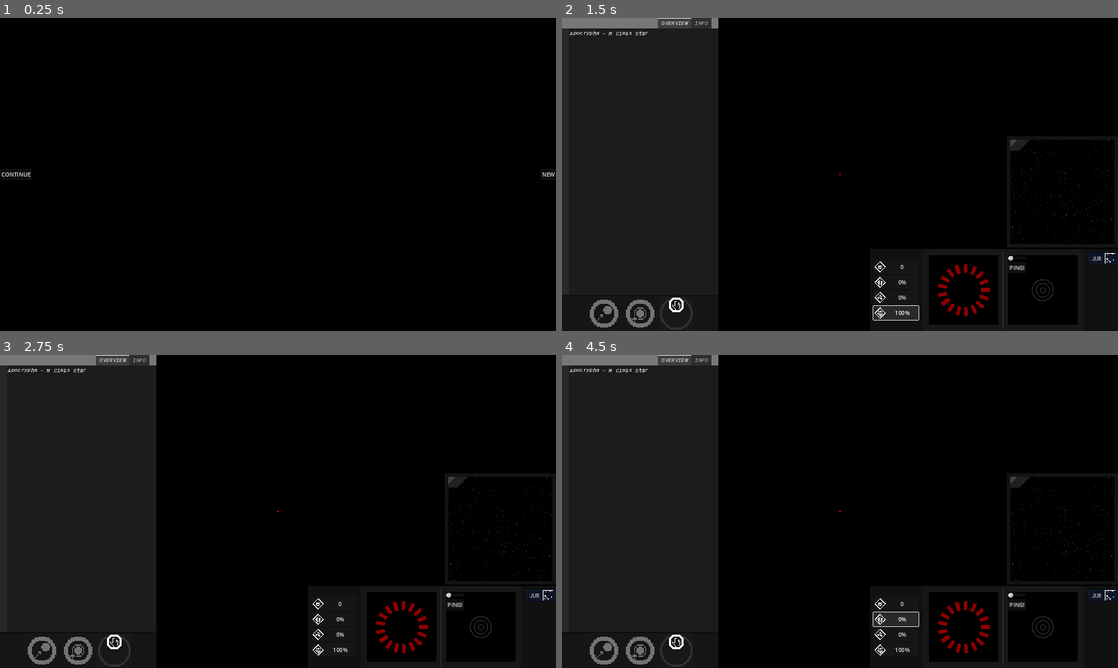
Above: before the commit, frames 1-4 (two rows, left to right).
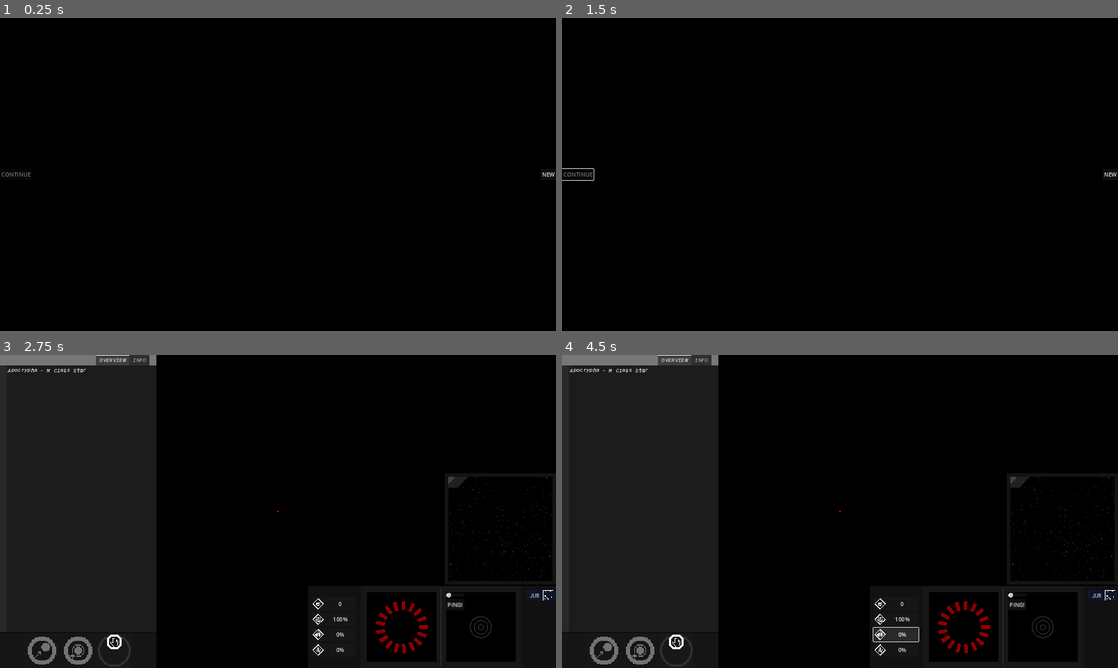
Above: after the commit, the same moments.

Repository: KermitGodFrog/Stellar-Cartography
Game: Godot game, scene res://Scenes/Game Master/gameMaster.tscn
Two runs of this game, one before a commit and one after it. Both use one fixed random seed, a clock stepped at 60 frames per second and the inputs below. Sound files missing from this copy of the repository are replaced by a short silence.
Inputs (mouse positions are in pixels of both pictures, inside the frame that each line leads up to):
- Up to frame 1 (0.25 s): no input
- Up to frame 2 (1.5 s): click (578, 174) at 0.5 s, where only the run before the commit has a clickable "CONTINUE"; click (895, 312) at 1.25 s, where only the run before the commit has a clickable "100%"
- Up to frame 3 (2.75 s): click (550, 511) at 2 s, where only the run after the commit has a clickable "NEW"
- Up to frame 4 (4.5 s): click (678, 649) at 2.75 s; click "0" at 3.5 s; click "0%" at 4.25 s

The runs differ from the first frame. In frame 1, less than 0.1% of the frame differs, in the area x 0-6%, y 49-51%; in frame 2, 27%, in the area x 0-100%, y 0-100%; in frame 3, less than 0.1%; in frame 4, 0.2%.

Commit message:
Stashing some minor system map changes which were cleared when resetting after the first failed attempt.

Diff:
--- a/Scenes/Game/game.gd
+++ b/Scenes/Game/game.gd
@@ -40,8 +40,8 @@
 	dialogue_manager.connect("removePlayerHullStress", _on_remove_player_hull_stress)
 	dialogue_manager.connect("killCharacterWithOccupation", _on_kill_character_with_occupation)
 
-	world = await game_data.loadWorld()
-	#world = null
+	#world = await game_data.loadWorld()
+	world = null
 	print(world)
 	if world == null:
 		world = game_data.createWorld()
--- a/Scenes/Main Menu/main_menu.gd
+++ b/Scenes/Main Menu/main_menu.gd
@@ -4,7 +4,7 @@
 @onready var new_button = $new_button
 
 func _ready():
-	if ResourceLoader.exists("user://stellar_cartographer_data"):
+	if ResourceLoader.exists("user://stellar_cartographer_data.tres"):
 		continue_button.disabled = false
 	pass
 
@@ -13,7 +13,6 @@
 	global_data.change_scene.emit("res://Scenes/Game/game.tscn")
 	pass
 
-
 func _on_new_button_pressed():
 	global_data.change_scene.emit("res://Scenes/Game/game.tscn")
 	pass
--- a/Scenes/Main Menu/main_menu.tscn
+++ b/Scenes/Main Menu/main_menu.tscn
@@ -20,6 +20,7 @@
 offset_right = 91.0
 offset_bottom = 15.5
 grow_vertical = 2
+disabled = true
 text = "CONTINUE"
 
 [node name="new_button" type="Button" parent="."]
--- a/Scenes/System Map/system_map.tscn
+++ b/Scenes/System Map/system_map.tscn
@@ -387,6 +387,13 @@
 icon = ExtResource("10_e6b7x")
 script = ExtResource("11_1rwmm")
 
+[node name="morale_button" type="Button" parent="system/camera/canvas/control/scopes_snap_scroll/core_panel_bg/core_panel_scroll/status_panel/status_margin/status_scroll" groups=["trackMorale"]]
+layout_mode = 2
+tooltip_text = "Morale. The willingness of a starships crew to follow their superiors. Depending on circumstance, an uprising may occur at 0%."
+text = "100%"
+icon = ExtResource("13_vaatn")
+script = ExtResource("11_1rwmm")
+
 [node name="hull_stress_button" type="Button" parent="system/camera/canvas/control/scopes_snap_scroll/core_panel_bg/core_panel_scroll/status_panel/status_margin/status_scroll" groups=["trackHullStress"]]
 layout_mode = 2
 tooltip_text = "Hull stress. General starship wear-and-tear. Principally decreases slowly with time or by exchanging nanites at a space station for repairs. Damage over 100% will be transferred to hull deterioration."
@@ -399,13 +406,6 @@
 tooltip_text = "Hull deterioration. Semi-permanent damage to a starship. Repairable only via a costly visit to a dry dock. Catastrophic, and often explosive, ship breakdown occurs at 100%."
 text = "100%"
 icon = ExtResource("12_3bh3s")
-script = ExtResource("11_1rwmm")
-
-[node name="morale_button" type="Button" parent="system/camera/canvas/control/scopes_snap_scroll/core_panel_bg/core_panel_scroll/status_panel/status_margin/status_scroll" groups=["trackMorale"]]
-layout_mode = 2
-tooltip_text = "Morale. The willingness of a starships crew to follow their superiors. Depending on circumstance, an uprising may occur at 0%."
-text = "100%"
-icon = ExtResource("13_vaatn")
 script = ExtResource("11_1rwmm")
 
 [node name="core_panel" type="Panel" parent="system/camera/canvas/control/scopes_snap_scroll/core_panel_bg/core_panel_scroll"]
